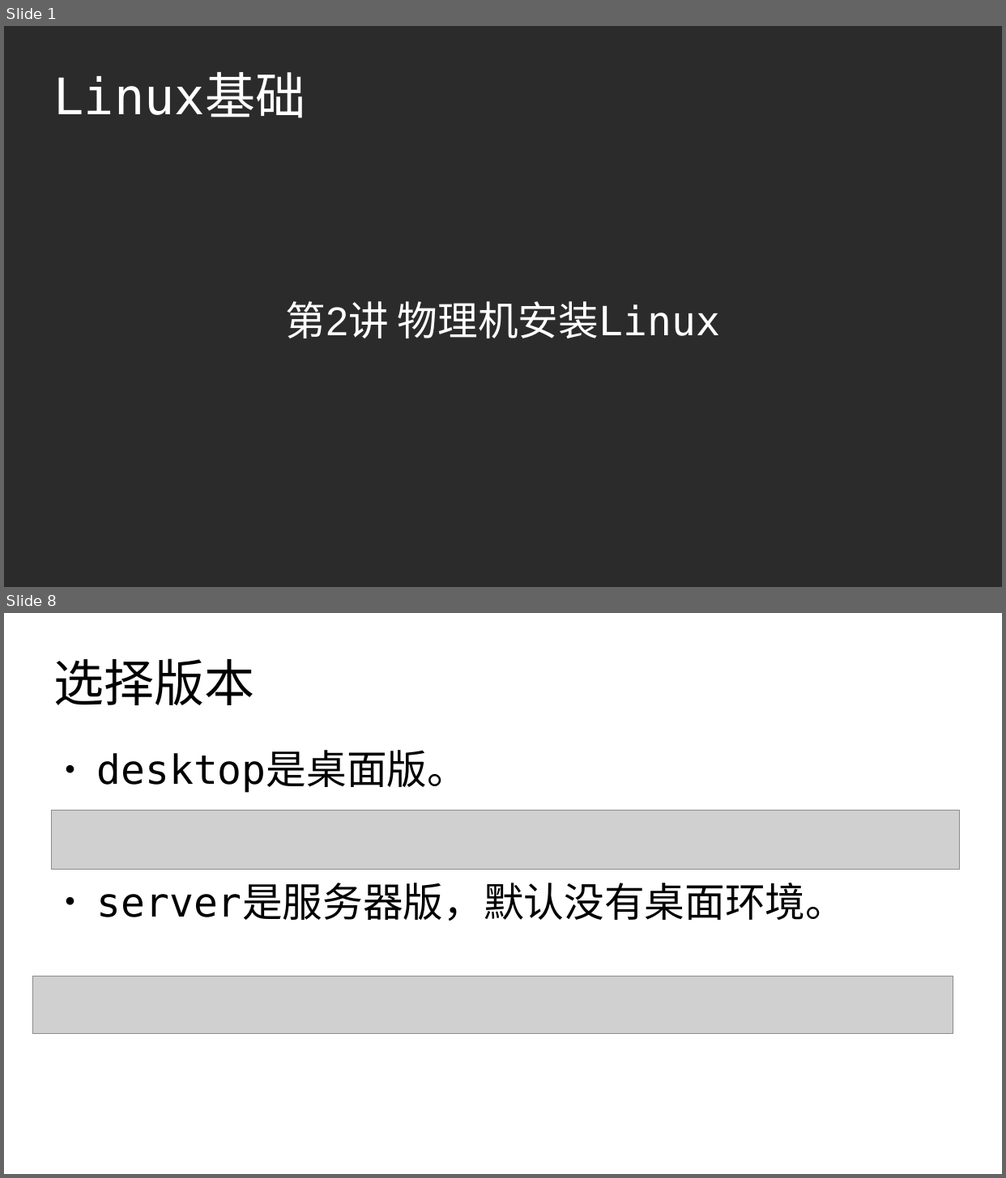
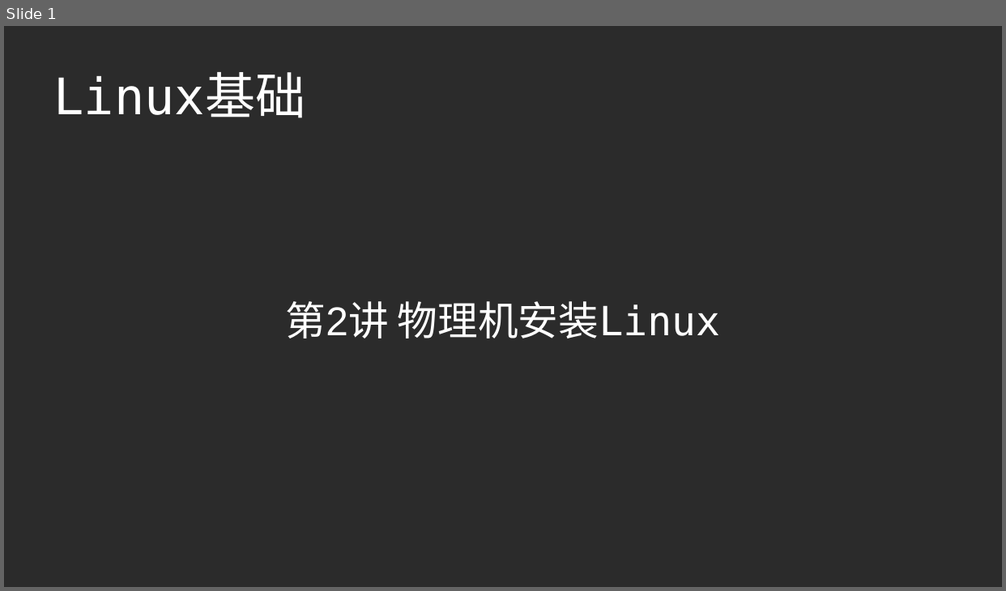
Before and after one commit to master-genius/linux-system, a slide deck: ch02/ch02_2-物理机安装Linux.odp. Shown one above the other, each under a label of ours: slides 1 and 8 before the commit, slide 1 after it; the slides between them are not shown. The pictures are 1006x1178 and 1006x591 pixels, drawn with LibreOffice and Linux fonts; fonts in the diff are those of the drawing; grey boxes stand for pictures; background and template pictures are left out; a plain dark background stands for a picture behind light text. Boxes give left, top, right and bottom in pixels: in the first picture for what was removed or moved away, otherwise in the second. Text is boxed around its words. In the diff, an @@ line names an element or a change of style, - is before the commit and + after.

```diff
--- a/ch02/ch02_2-物理机安装Linux.odp
+++ b/ch02/ch02_2-物理机安装Linux.odp
@@ slide 8 removed at [4, 613, 1002, 1174], background #FFFFFF @@
@@ title removed at [54, 658, 255, 705] @@
-选择版本
@@ text removed at [96, 752, 846, 921] @@
-● desktop是桌面版。
-● server是服务器版，默认没有桌面环境。
@@ picture removed at [52, 811, 959, 871] @@
@@ picture removed at [32, 977, 953, 1034] @@
```
Also in this commit, not shown: 1 slide changed, 6 slides added, 5 other slides removed, 1 other file.
